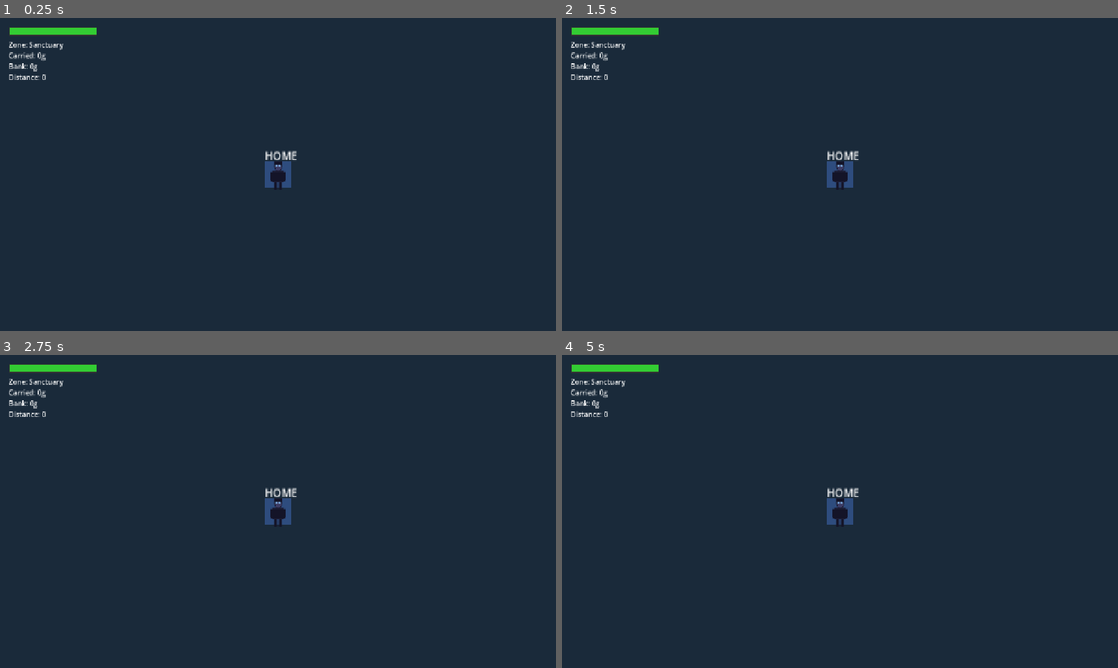
Above: before the commit, frames 1-4 (two rows, left to right).
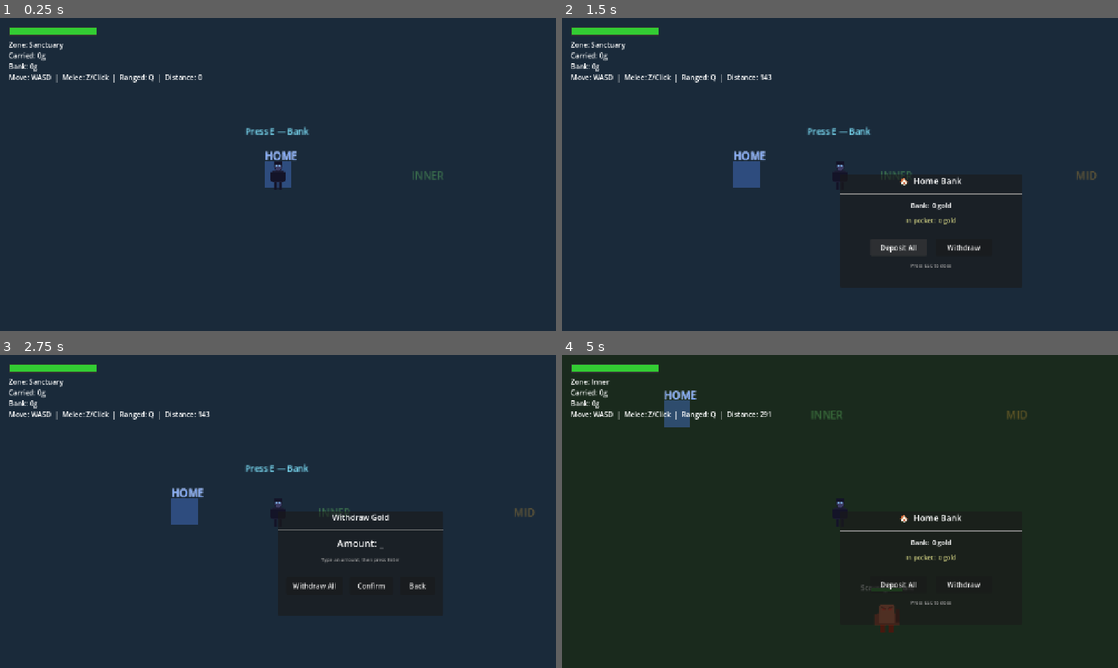
Above: after the commit, the same moments.

Repository: cbradshaw11/game-concept
Game: Godot game, scene res://scenes/world/world_scene.tscn
The game is run twice, just before and just after one commit, with the same random seed, the same clock (stepped at 60 frames per second) and the same inputs.
Inputs (mouse positions are in pixels of both pictures, inside the frame that each line leads up to):
- Up to frame 1 (0.25 s): no input
- Up to frame 2 (1.5 s): tap E (interact) at 0.5 s; move the mouse to (962, 158) at 0.52 s; hold Right (ui_right) 0.53-1.25 s; tap Space (attack) at 0.6 s; click (901, 246) at 1.25 s, where only the run after the commit has a clickable "Deposit All"
- Up to frame 3 (2.75 s): click (400, 583) at 2 s, where only the run after the commit has a clickable "Withdraw"
- Up to frame 4 (5 s): click (878, 586) at 2.75 s, where only the run after the commit has a clickable "Withdraw All"; tap E (interact) at 3.5, 4.25 s; move the mouse to (728, 527) at 3.52 s; hold Down (ui_down) 3.53-4.28 s; tap R (attack_magic) at 3.6 s; move the mouse to (895, 442) at 4.27 s; hold Right (ui_right) from 4.28 s (still down); click (895, 442) at 4.35 s

The runs differ from the first frame. In frame 1, 0.7% of the frame differs, in the area x 1-80%, y 17-52%; in frame 2, 2.7%; in frame 3, 3.3%; in frame 4, 99%, in the area x 0-100%, y 0-100%.
Error before the commit: Parse Error: Too many arguments for "get()" call. Expected at most 1 but received 2. (res://scenes/hub/home_hub.gd:147)

Commit message:
fix: is_key_just_pressed -> manual debounce, Node.get() single arg only

Diff:
--- a/game/scenes/hub/home_hub.gd
+++ b/game/scenes/hub/home_hub.gd
@@ -144,8 +144,8 @@
 	var inv: Node = get_node_or_null("/root/InventorySystem")
 	if inv == null:
 		return
-	bank_label.text = "Bank:  %d gold" % int(inv.get("bank_gold", 0))
-	carried_label.text = "In pocket:  %d gold" % int(inv.get("carried_gold", 0))
+	bank_label.text = "Bank:  %d gold" % int(inv.get("bank_gold"))
+	carried_label.text = "In pocket:  %d gold" % int(inv.get("carried_gold"))
 
 func _show_main_screen() -> void:
 	current_screen = Screen.MAIN
@@ -165,7 +165,7 @@
 	var inv: Node = get_node_or_null("/root/InventorySystem")
 	if inv == null:
 		return
-	var carried: int = int(inv.get("carried_gold", 0))
+	var carried: int = int(inv.get("carried_gold"))
 	if carried > 0:
 		inv.call("deposit_to_bank", carried, [])
 	_refresh()
@@ -174,7 +174,7 @@
 	var inv: Node = get_node_or_null("/root/InventorySystem")
 	if inv == null:
 		return
-	var bank: int = int(inv.get("bank_gold", 0))
+	var bank: int = int(inv.get("bank_gold"))
 	if bank > 0:
 		inv.call("withdraw_gold", bank)
 	_show_main_screen()
--- a/game/scenes/world/world_scene.gd
+++ b/game/scenes/world/world_scene.gd
@@ -66,6 +66,7 @@
 	player.position = HOME_POS
 
 var attack_cooldown: float = 0.0
+var _e_was_pressed: bool = false
 
 func _process(delta: float) -> void:
 	_handle_input(delta)
@@ -383,8 +384,10 @@
 		if in_sanctuary:
 			(prompt as Label).position = player.position + Vector2(-50, -75)
 	# Open bank on E press
-	if in_sanctuary and Input.is_key_just_pressed(KEY_E) and home_hub == null:
+	var e_now: bool = Input.is_key_pressed(KEY_E)
+	if in_sanctuary and e_now and not _e_was_pressed and home_hub == null:
 		_open_home_hub()
+	_e_was_pressed = e_now
 
 func _open_home_hub() -> void:
 	home_hub = HomeHubScene.instantiate()
